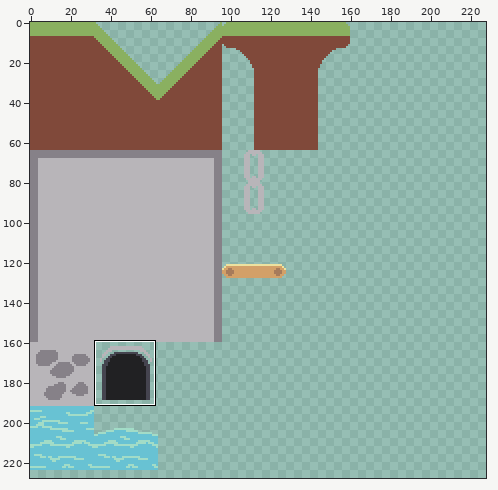
Edited in one commit: sprite sheet (assets/tileset/tileset.png). The first picture is a wide view before the edit; the outline marks the close-up.
Close-up. Before:
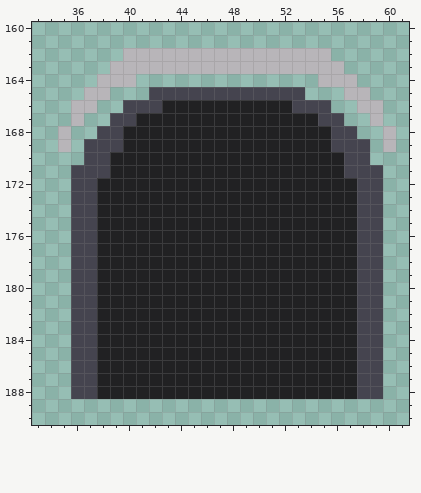
The file is 320x320 pixels. Shown: x 33..61, y 160..190. The wide view leaves out empty margins. The commit also changed other parts of the picture, which this record leaves out.
Now the later version:
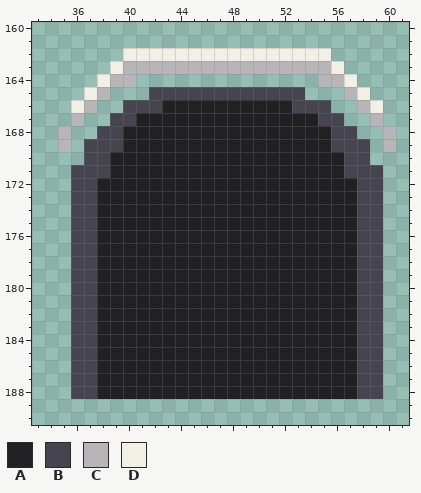
Palette (. is transparent): A #212123  B #45444f  C #b8b5b9  D #f2f0e5
What changed:
Colour D replaces colour C in row 162 at x 40 to 55; in row 163 at x 39 and 56; in row 164 at x 38 and 57; in row 165 at x 37 and 58; in row 166 at x 36 and 59.
Changed places in both close-ups, as pixel boxes (x1, y1, x2, y2):
changed: (71, 48, 383, 113)
